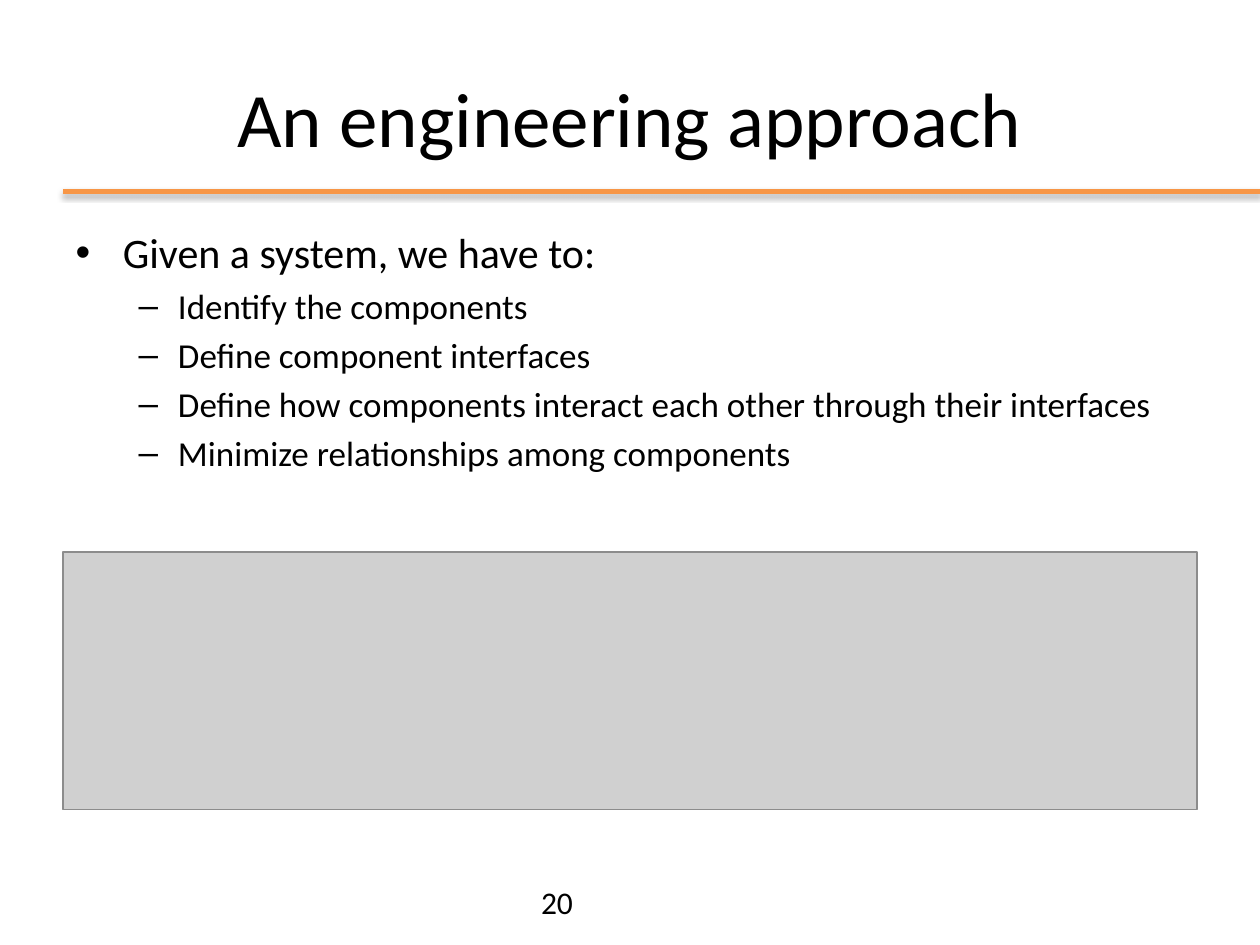
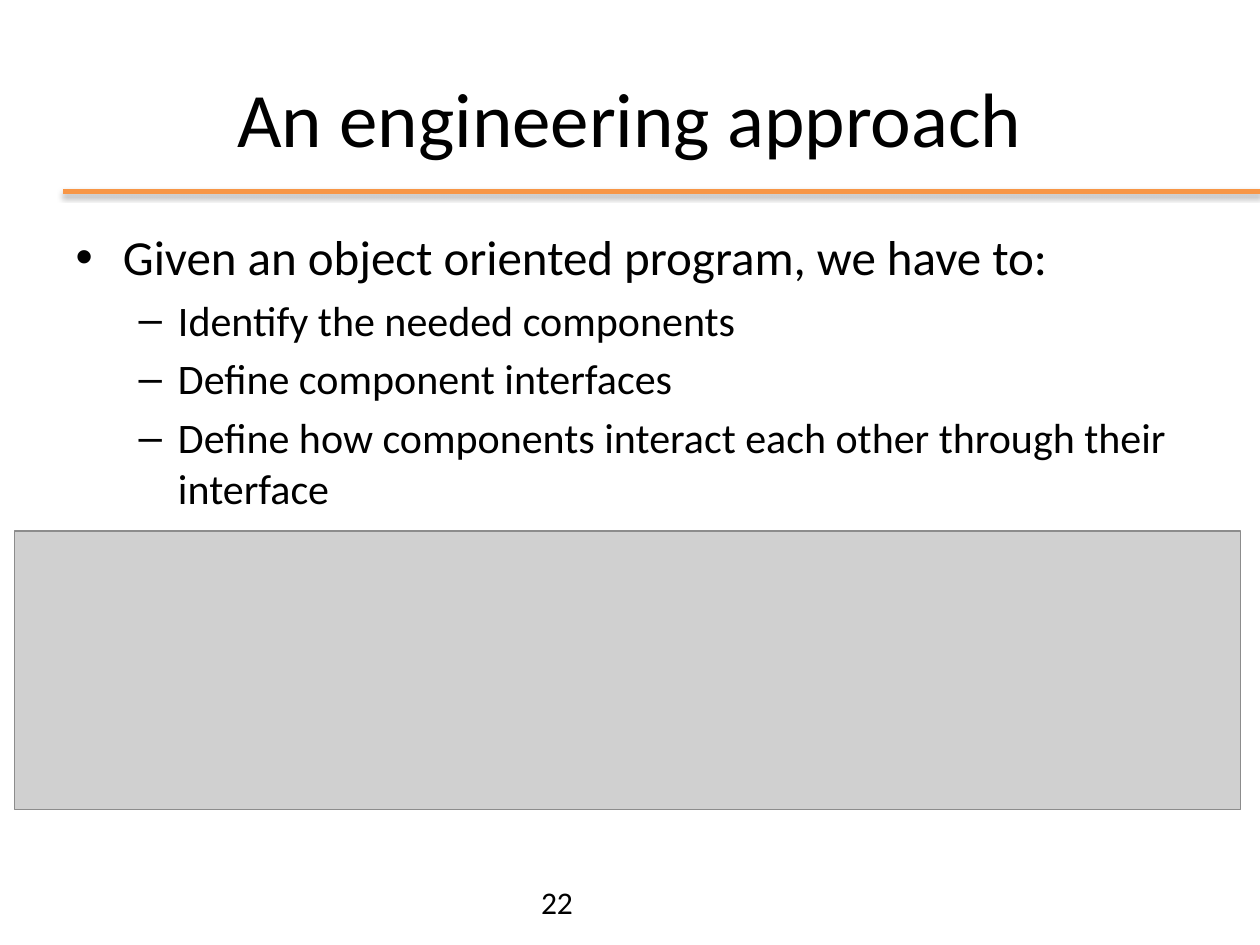
Before and after one commit to plctechnician/ooprogramming, a slide deck: slide 22 of java/slides/ppt/01 - Java From Functions to Objects.pptx (slide 20 before the commit). Drawn at 1260x945 pixels with LibreOffice and Linux fonts; fonts in the diff are those of the drawing; grey boxes stand for pictures; background and template pictures are left out. Boxes give left, top, right and bottom in pixels: in the first picture for what was removed or moved away, otherwise in the second. Text is boxed around its words. In the diff, an @@ line names an element or a change of style, - is before the commit and + after.

```diff
--- a/java/slides/ppt/01 - Java From Functions to Objects.pptx
+++ b/java/slides/ppt/01 - Java From Functions to Objects.pptx
@@ text at [123,241,1047,343]: text changed; size 24 to 28 pt @@
-• Given a system, we have to:
-  – Identify the components
+• Given an object oriented program, we have to:
+  – Identify the needed components
@@ text at [178,365,672,401]: size 20 to 24 pt in "Define component interfaces" @@
@@ text at [178,423,1165,505]: text changed; size 20 to 24 pt @@
-  – Define how components interact each other through their interfaces
-  – Minimize relationships among components
+  – Define how components interact each other through their interface
@@ picture: place and size @@
-picture at [63,552,1197,810]
+picture at [15,530,1241,809]
@@ page number at [541,893,573,914]: text changed @@
-20
+22
```
Also in this commit, not shown: 17 other slides changed, 3 slides added, 8 slides removed, 1 other file.
